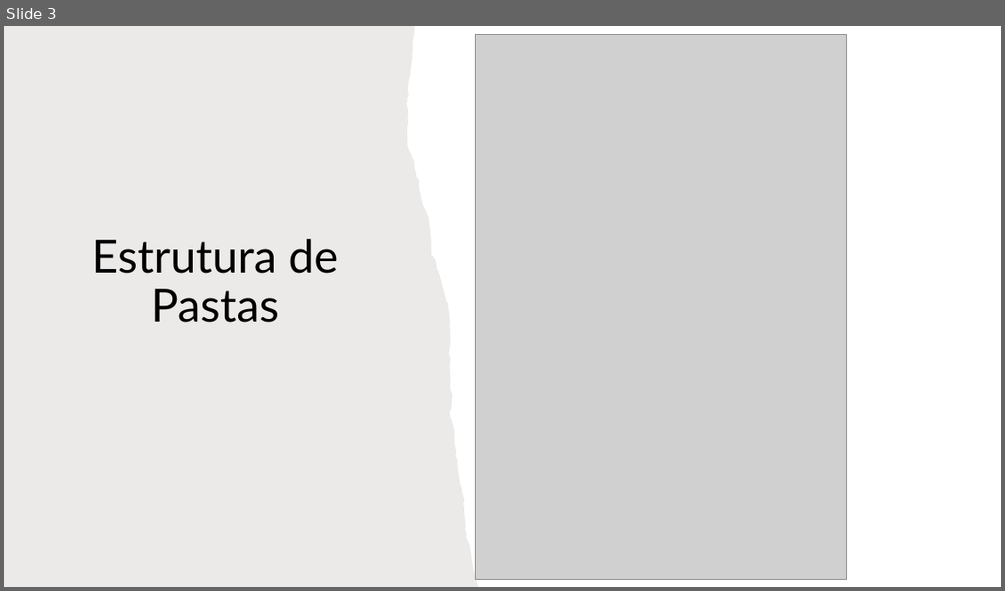
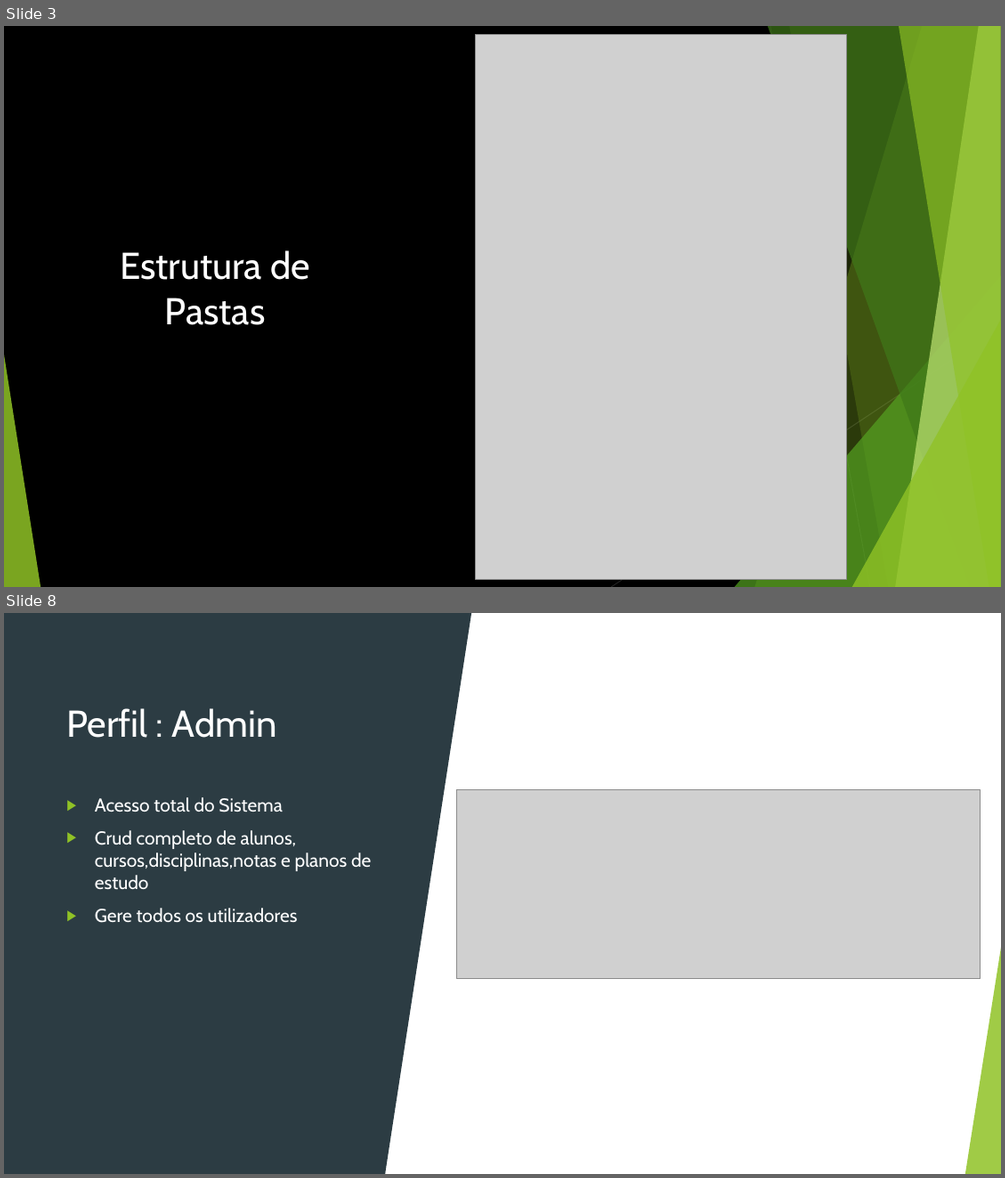
Before and after one commit to DavidMacieira/Gestao-Alunos, a slide deck: TP.pptx. Shown one above the other, each under a label of ours: slide 3 before the commit, slides 3 and 8 after it; the slides between them are not shown. The pictures are 1005x591 and 1005x1178 pixels, drawn with LibreOffice and Linux fonts; fonts in the diff are those of the drawing; grey boxes stand for pictures. Boxes give left, top, right and bottom in pixels: in the first picture for what was removed or moved away, otherwise in the second. Text is boxed around its words. In the diff, an @@ line names an element or a change of style, - is before the commit and + after.

```diff
--- a/TP.pptx
+++ b/TP.pptx
@@ slide 8 added at box(4, 613, 1001, 1174), background #FFFFFF; not listed: 8 template elements that a slide beside it also shows @@
@@ rectangle added at box(4, 613, 1001, 1174), fill #FFFFFF @@
@@ rectangle added at box(4, 613, 386, 1174), fill #2C3C43 @@
@@ triangle added at box(386, 613, 472, 1174), fill #2C3C43 @@
@@ line added from (770, 613) to (870, 1174), #FFFFFF 0.75 pt @@
@@ title added at box(66, 708, 277, 738), 36 pt, text #FFFFFF @@
+Perfil : Admin
@@ text added at box(95, 797, 371, 923), 18 pt, text #FFFFFF @@
+▶ Acesso total do Sistema
+▶ Crud completo de alunos, cursos,disciplinas,notas e planos de estudo
+▶ Gere todos os utilizadores
@@ picture added at box(456, 789, 980, 978) @@
@@ line added from (1001, 915) to (611, 1174), #FFFFFF 0.75 pt @@
@@ triangle added at box(966, 941, 1001, 1174), fill #90C226 at 85% opacity @@
@@ slide 3 changed as well @@
@@ background #FFFFFF to #000000 @@
@@ freeform shape removed at box(4, 26, 479, 587) @@
@@ title "Estrutura de Pastas" at box(120, 250, 310, 325): size 44 to 36 pt, font Lato to Cabin, text colour #000000 to #FFFFFF; line spacing 0.9 to 1 @@
@@ group added at box(4, 26, 1001, 587): 5 freeform shapes, 3 triangles, 2 lines @@
```
Also in this commit, not shown: 2 other slides changed, 4 other slides added, 5 other files.
